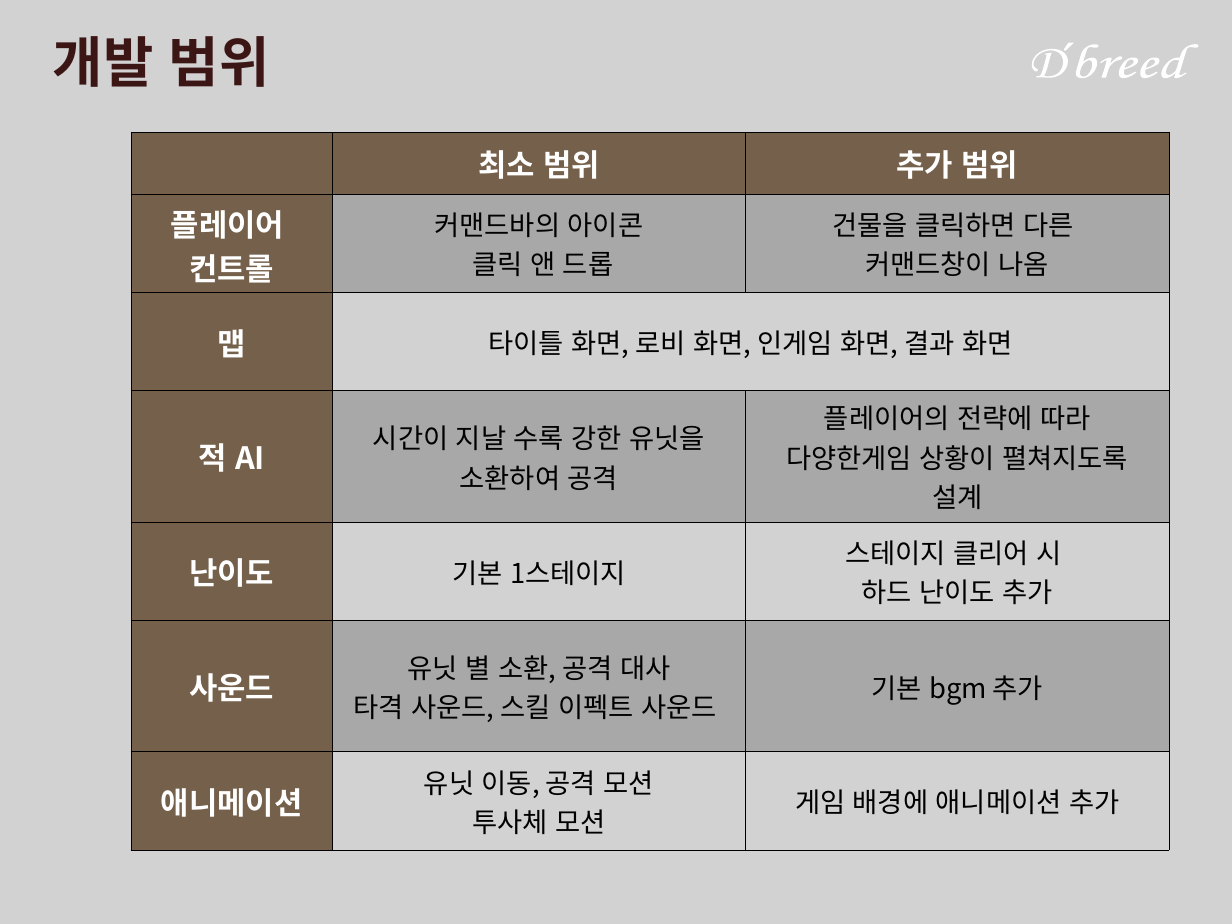
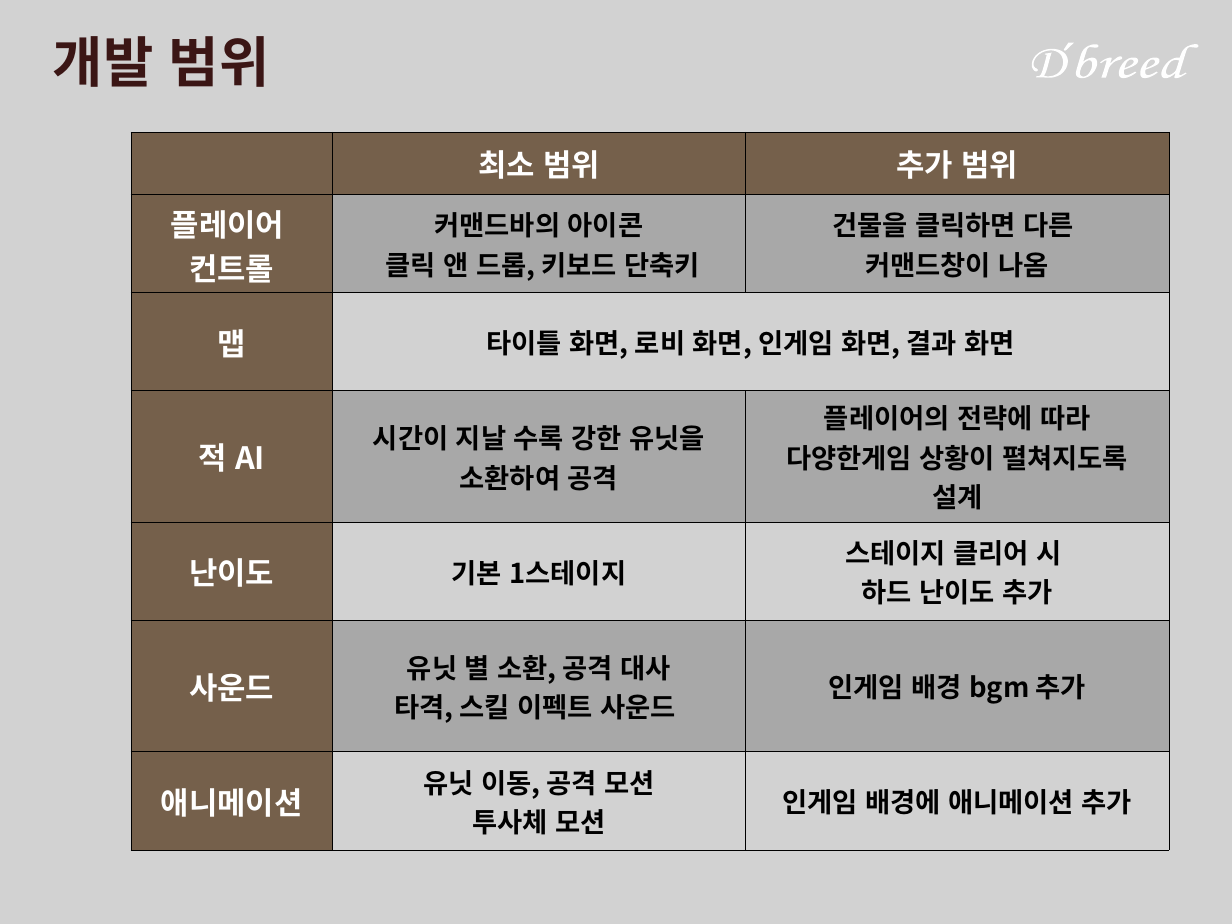
Before and after one commit to doood4/2DGAME, a slide deck: slide 6 of ppt/2016182037 1차프로젝트발표.ppt. Drawn at 1232x924 pixels with LibreOffice and Linux fonts; fonts in the diff are those of the drawing; background and template pictures are left out. Boxes give left, top, right and bottom in pixels: in the first picture for what was removed or moved away, otherwise in the second. Text is boxed around its words. In the diff, an @@ line names an element or a change of style, - is before the commit and + after.

```diff
--- a/ppt/2016182037 1차프로젝트발표.ppt
+++ b/ppt/2016182037 1차프로젝트발표.ppt
@@ table at [131,132,1169,850] @@
-row 2, column 2: 커맨드바의 아이콘 / 클릭 앤 드롭
+row 2, column 2: 커맨드바의 아이콘 / 클릭 앤 드롭, 키보드 단축키
-row 6, column 2: 유닛 별 소환, 공격 대사 / 타격 사운드, 스킬 이펙트 사운드
+row 6, column 2: 유닛 별 소환, 공격 대사 / 타격, 스킬 이펙트 사운드
-row 6, column 3: 기본 bgm 추가
+row 6, column 3: 인게임 배경 bgm 추가
-row 7, column 3: 게임 배경에 애니메이션 추가
+row 7, column 3: 인게임 배경에 애니메이션 추가
@@ bold on in "건물을 클릭하면 다른", "커맨드창이 나옴", "타이틀 화면, 로비 화면, 인게임 화면, 결과 ...", "시간이 지날 수록 강한 유닛을 소환하여 공격" and 6 more places @@
```
Also in this commit, not shown: 3 other slides changed.
